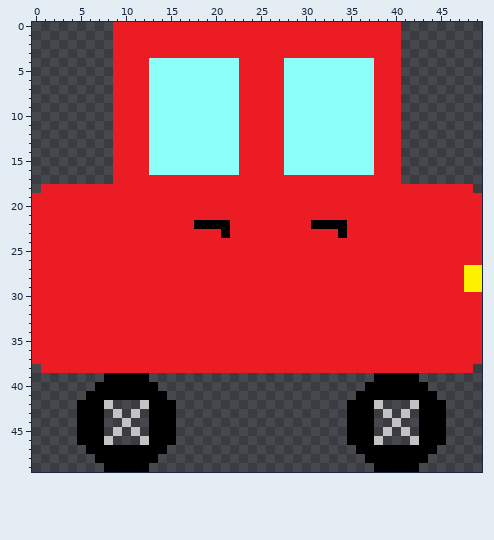
One commit to this pixel-art sprite: Matte_Seminarium_2/Content/car.png. That is the earlier state.
The file is 50x50 pixels.
The same view after the edit:
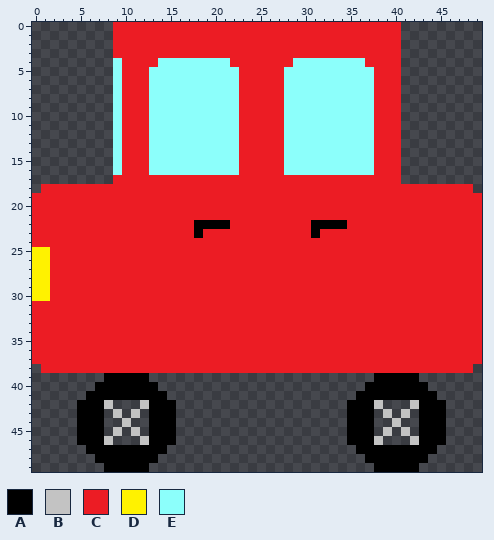
Palette (. is transparent): A #000000  B #c3c3c3  C #ec1c24  D #fff200  E #8cfffb
Author's note on the commit: Perfected circle shape and made car origin follow circle.
What changed:
@@ x 7..39 @@
  3 ..CCCCCCCCCCCCCCCCCCCCCCCCCCCCCCC
- 4 ..CCCCEEEEEEEEEECCCCCEEEEEEEEEECC
- 5 ..CCCCEEEEEEEEEECCCCCEEEEEEEEEECC
- 6 ..CCCCEEEEEEEEEECCCCCEEEEEEEEEECC
- 7 ..CCCCEEEEEEEEEECCCCCEEEEEEEEEECC
- 8 ..CCCCEEEEEEEEEECCCCCEEEEEEEEEECC
- 9 ..CCCCEEEEEEEEEECCCCCEEEEEEEEEECC
-10 ..CCCCEEEEEEEEEECCCCCEEEEEEEEEECC
-11 ..CCCCEEEEEEEEEECCCCCEEEEEEEEEECC
-12 ..CCCCEEEEEEEEEECCCCCEEEEEEEEEECC
-13 ..CCCCEEEEEEEEEECCCCCEEEEEEEEEECC
-14 ..CCCCEEEEEEEEEECCCCCEEEEEEEEEECC
-15 ..CCCCEEEEEEEEEECCCCCEEEEEEEEEECC
-16 ..CCCCEEEEEEEEEECCCCCEEEEEEEEEECC
+ 4 ..ECCCCEEEEEEEECCCCCCCEEEEEEEECCC
+ 5 ..ECCCEEEEEEEEEECCCCCEEEEEEEEEECC
+ 6 ..ECCCEEEEEEEEEECCCCCEEEEEEEEEECC
+ 7 ..ECCCEEEEEEEEEECCCCCEEEEEEEEEECC
+ 8 ..ECCCEEEEEEEEEECCCCCEEEEEEEEEECC
+ 9 ..ECCCEEEEEEEEEECCCCCEEEEEEEEEECC
+10 ..ECCCEEEEEEEEEECCCCCEEEEEEEEEECC
+11 ..ECCCEEEEEEEEEECCCCCEEEEEEEEEECC
+12 ..ECCCEEEEEEEEEECCCCCEEEEEEEEEECC
+13 ..ECCCEEEEEEEEEECCCCCEEEEEEEEEECC
+14 ..ECCCEEEEEEEEEECCCCCEEEEEEEEEECC
+15 ..ECCCEEEEEEEEEECCCCCEEEEEEEEEECC
+16 ..ECCCEEEEEEEEEECCCCCEEEEEEEEEECC
 17 ..CCCCCCCCCCCCCCCCCCCCCCCCCCCCCCC
@@ x 0..49 @@
 22 CCCCCCCCCCCCCCCCCCAAAACCCCCCCCCAAAACCCCCCCCCCCCCCC
-23 CCCCCCCCCCCCCCCCCCCCCACCCCCCCCCCCCACCCCCCCCCCCCCCC
+23 CCCCCCCCCCCCCCCCCCACCCCCCCCCCCCACCCCCCCCCCCCCCCCCC
 24 CCCCCCCCCCCCCCCCCCCCCCCCCCCCCCCCCCCCCCCCCCCCCCCCCC
-25 CCCCCCCCCCCCCCCCCCCCCCCCCCCCCCCCCCCCCCCCCCCCCCCCCC
-26 CCCCCCCCCCCCCCCCCCCCCCCCCCCCCCCCCCCCCCCCCCCCCCCCCC
-27 CCCCCCCCCCCCCCCCCCCCCCCCCCCCCCCCCCCCCCCCCCCCCCCCDD
-28 CCCCCCCCCCCCCCCCCCCCCCCCCCCCCCCCCCCCCCCCCCCCCCCCDD
-29 CCCCCCCCCCCCCCCCCCCCCCCCCCCCCCCCCCCCCCCCCCCCCCCCDD
-30 CCCCCCCCCCCCCCCCCCCCCCCCCCCCCCCCCCCCCCCCCCCCCCCCCC
+25 DDCCCCCCCCCCCCCCCCCCCCCCCCCCCCCCCCCCCCCCCCCCCCCCCC
+26 DDCCCCCCCCCCCCCCCCCCCCCCCCCCCCCCCCCCCCCCCCCCCCCCCC
+27 DDCCCCCCCCCCCCCCCCCCCCCCCCCCCCCCCCCCCCCCCCCCCCCCCC
+28 DDCCCCCCCCCCCCCCCCCCCCCCCCCCCCCCCCCCCCCCCCCCCCCCCC
+29 DDCCCCCCCCCCCCCCCCCCCCCCCCCCCCCCCCCCCCCCCCCCCCCCCC
+30 DDCCCCCCCCCCCCCCCCCCCCCCCCCCCCCCCCCCCCCCCCCCCCCCCC
 31 CCCCCCCCCCCCCCCCCCCCCCCCCCCCCCCCCCCCCCCCCCCCCCCCCC
